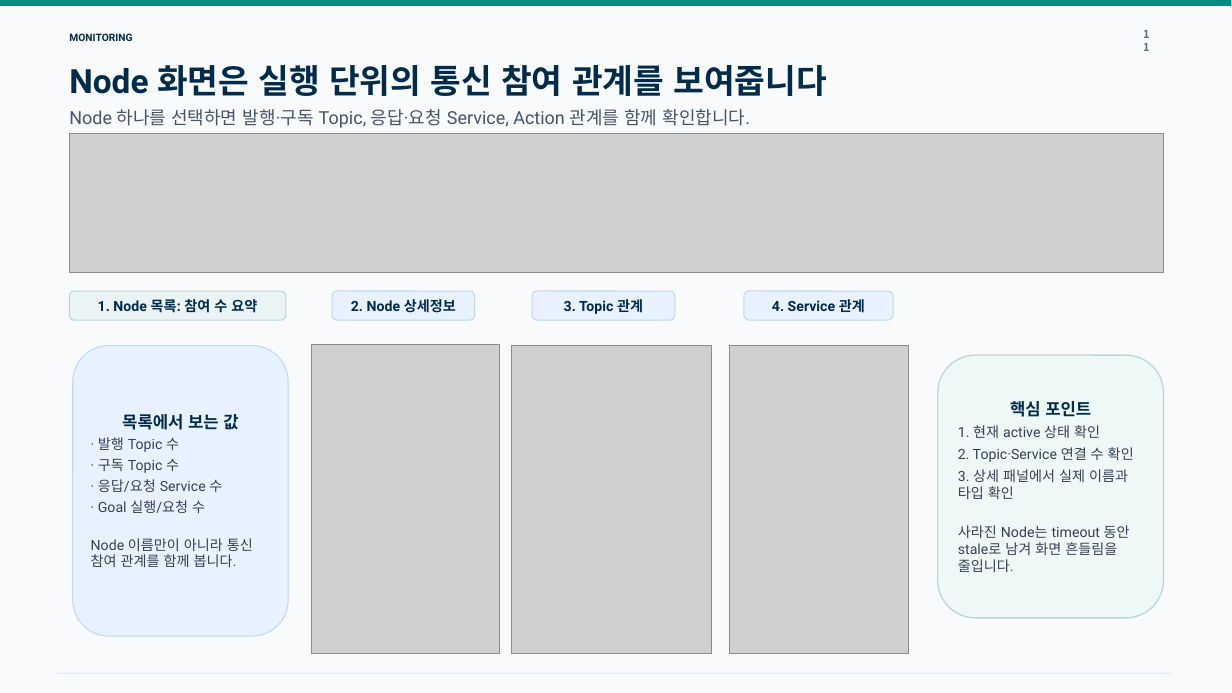
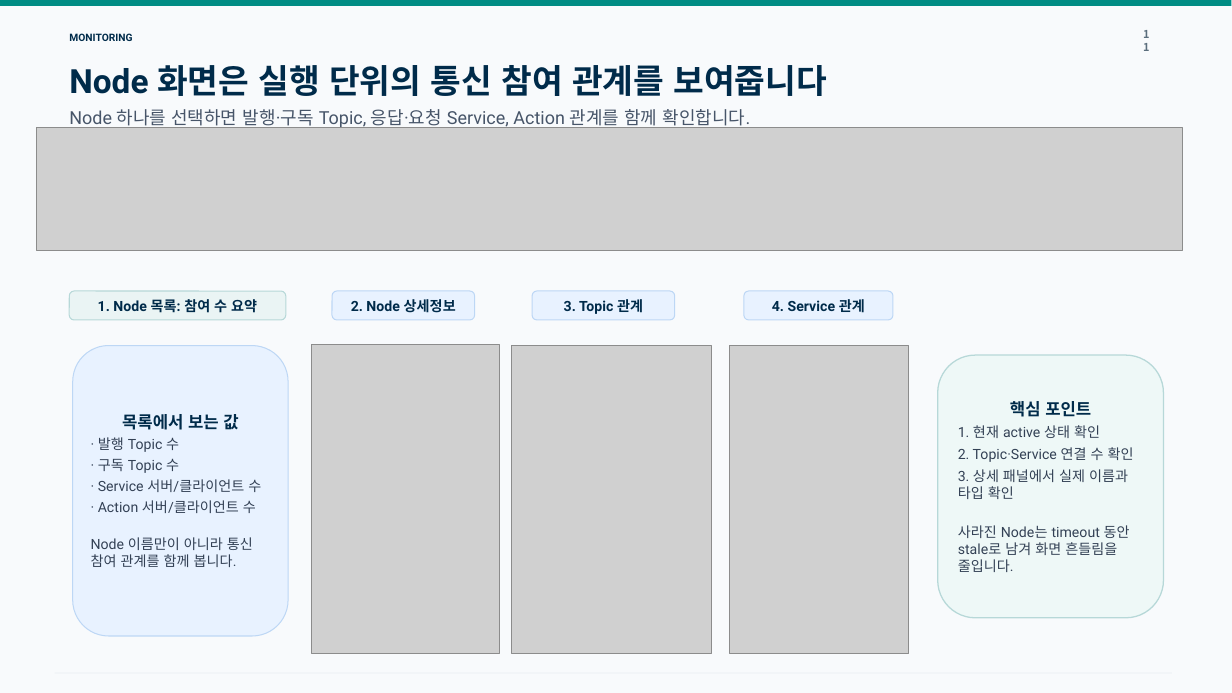
Before and after one commit to ohs9062-max/ros2_communication_dashboard, a slide deck: slide 11 of ros2_d/ros2_dashboard_with_demo_slide.pptx. Drawn at 1232x693 pixels with LibreOffice and Linux fonts; fonts in the diff are those of the drawing; grey boxes stand for pictures. Boxes give left, top, right and bottom in pixels: in the first picture for what was removed or moved away, otherwise in the second. Text is boxed around its words. In the diff, an @@ line names an element or a change of style, - is before the commit and + after.

```diff
--- a/ros2_d/ros2_dashboard_with_demo_slide.pptx
+++ b/ros2_d/ros2_dashboard_with_demo_slide.pptx
@@ picture: place and size @@
-picture at (69,134,1164,273)
+picture at (36,128,1182,250)
@@ text in rounded rectangle at (98,479,261,513): text changed @@
-· 응답/요청 Service 수
-· Goal 실행/요청 수
+· Service 서버/클라이언트 수
+· Action 서버/클라이언트 수
```
Also in this commit, not shown: 1 other slide changed, 4 other files.
